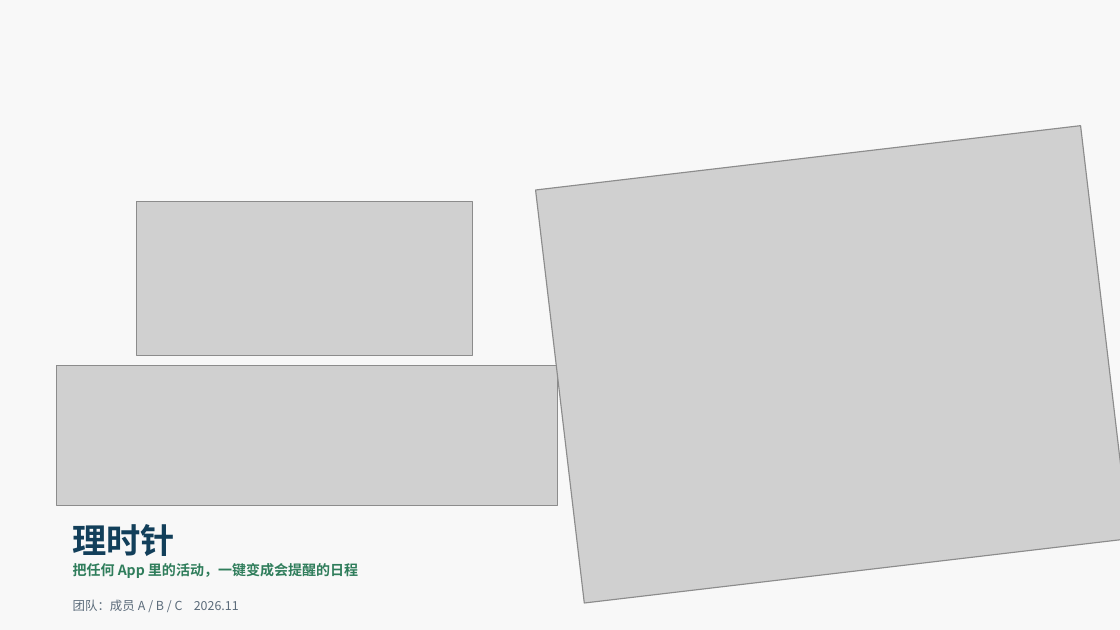
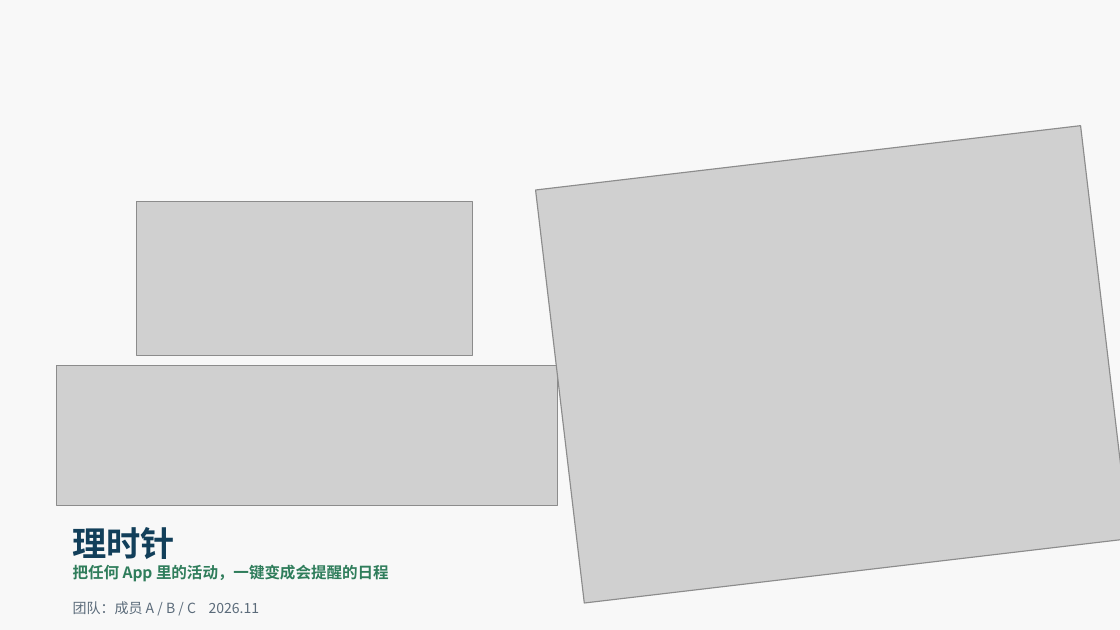
Before and after one commit to murasame9877/lishizhen, a slide deck: slide 1 of docs/2026SDG-Pitch-理时针.pptx. Drawn at 1120x630 pixels with LibreOffice and Linux fonts; fonts in the diff are those of the drawing; grey boxes stand for pictures; background and template pictures are left out. Boxes give left, top, right and bottom in pixels: in the first picture for what was removed or moved away, otherwise in the second. Text is boxed around its words. In the diff, an @@ line names an element or a change of style, - is before the commit and + after.

```diff
--- a/docs/2026SDG-Pitch-理时针.pptx
+++ b/docs/2026SDG-Pitch-理时针.pptx
@@ text "理时针" at bbox=[73, 527, 176, 566]: line spacing 1.1 to 1.18 @@
@@ text "把任何 App 里的活动，一键变成会提醒的日程" at bbox=[73, 564, 389, 582]: size 9 to 10 pt; line spacing 1.1 to 1.18 @@
@@ text "团队：成员 A / B / ..." at bbox=[73, 601, 260, 614]: size 8 to 9 pt; line spacing 1.1 to 1.18 @@
```
Also in this commit, not shown: 15 other slides changed, 1 slide added, 3 other files.
